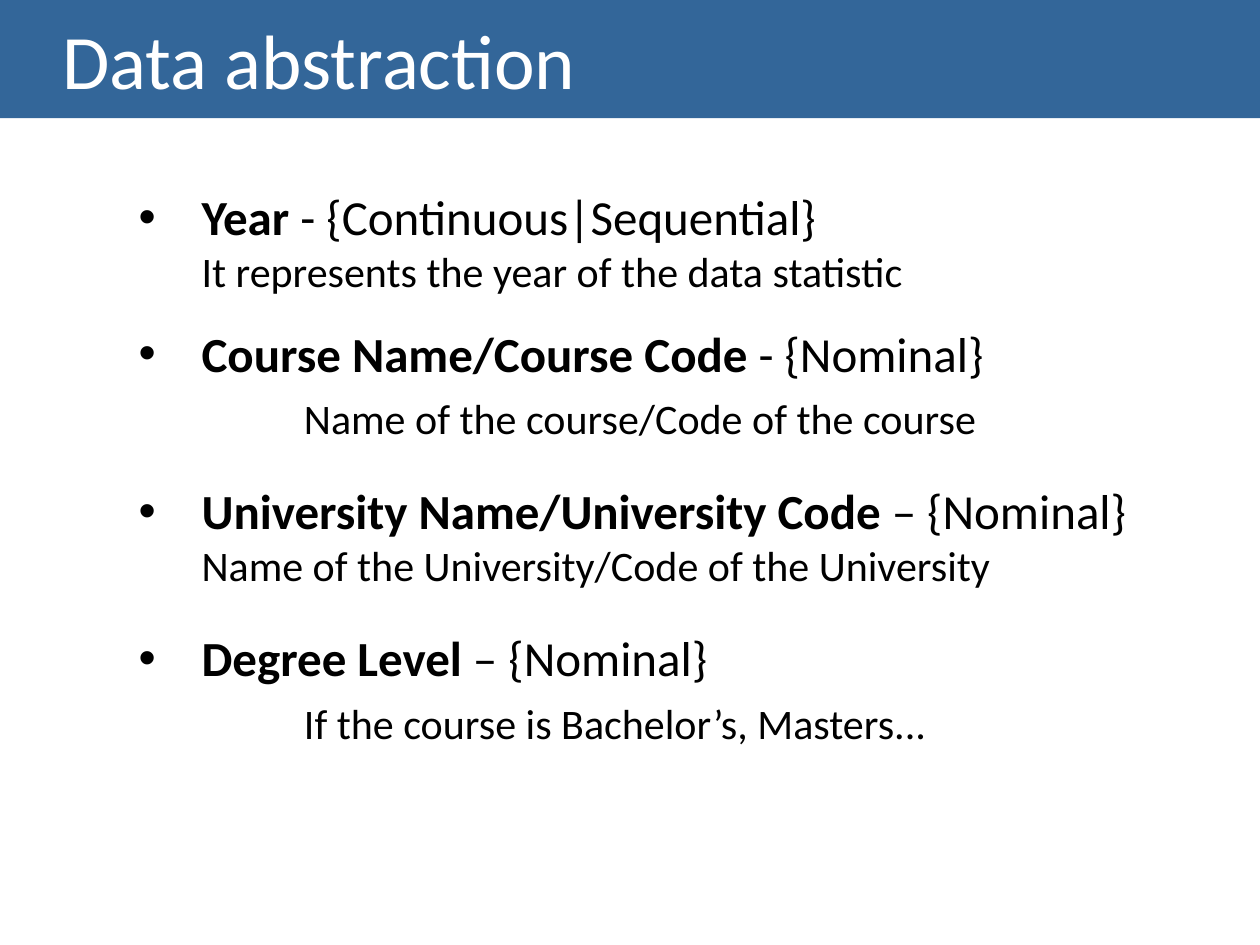
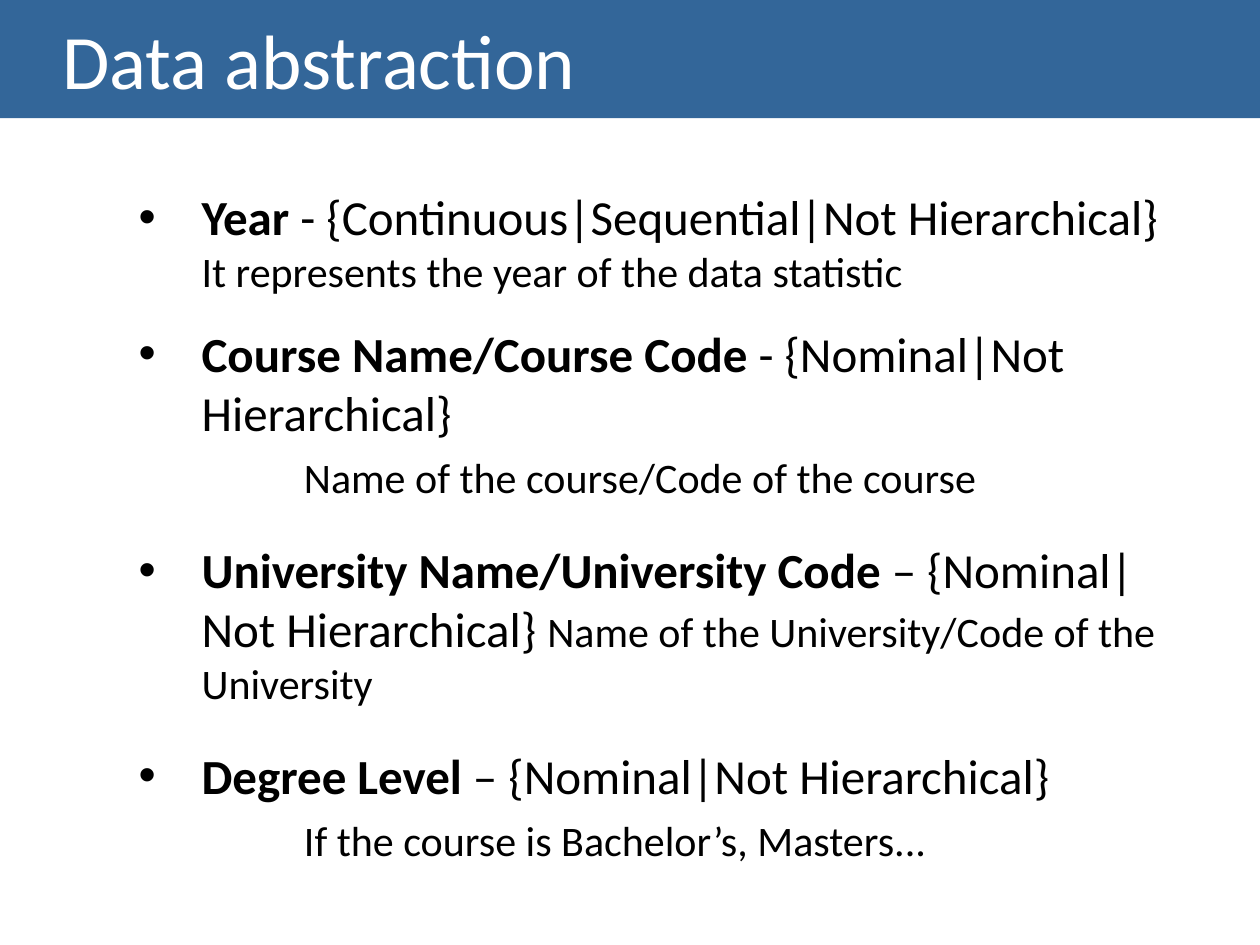
Before and after one commit to Strabox/Higher-Education-Unemployment-Portugal, a slide deck: slide 11 of II-Checkpoint/II-Checkpoint Presentation.pptx. Drawn at 1260x945 pixels with LibreOffice and Linux fonts; fonts in the diff are those of the drawing. Boxes give left, top, right and bottom in pixels: in the first picture for what was removed or moved away, otherwise in the second. Text is boxed around its words. In the diff, an @@ line names an element or a change of style, - is before the commit and + after.

```diff
--- a/II-Checkpoint/II-Checkpoint Presentation.pptx
+++ b/II-Checkpoint/II-Checkpoint Presentation.pptx
@@ text at (x1=202, y1=199, x2=1158, y2=243): text changed @@
-  • Year - {Continuous|Sequential}
+  • Year - {Continuous|Sequential|Not Hierarchical}
@@ text at (x1=202, y1=336, x2=1065, y2=438): text changed; bold off @@
-  • Course Name/Course Code - {Nominal}
+  • Course Name/Course Code - {Nominal|Not Hierarchical}
@@ text at (x1=202, y1=552, x2=1155, y2=803): text changed @@
-  • University Name/University Code – {Nominal} Name of the University/Code of the University
-  • Degree Level – {Nominal}
+  • University Name/University Code – {Nominal|Not Hierarchical} Name of the University/Code of the University
+  • Degree Level – {Nominal|Not Hierarchical}
```
Also in this commit, not shown: 2 other slides changed, 1 other file.
